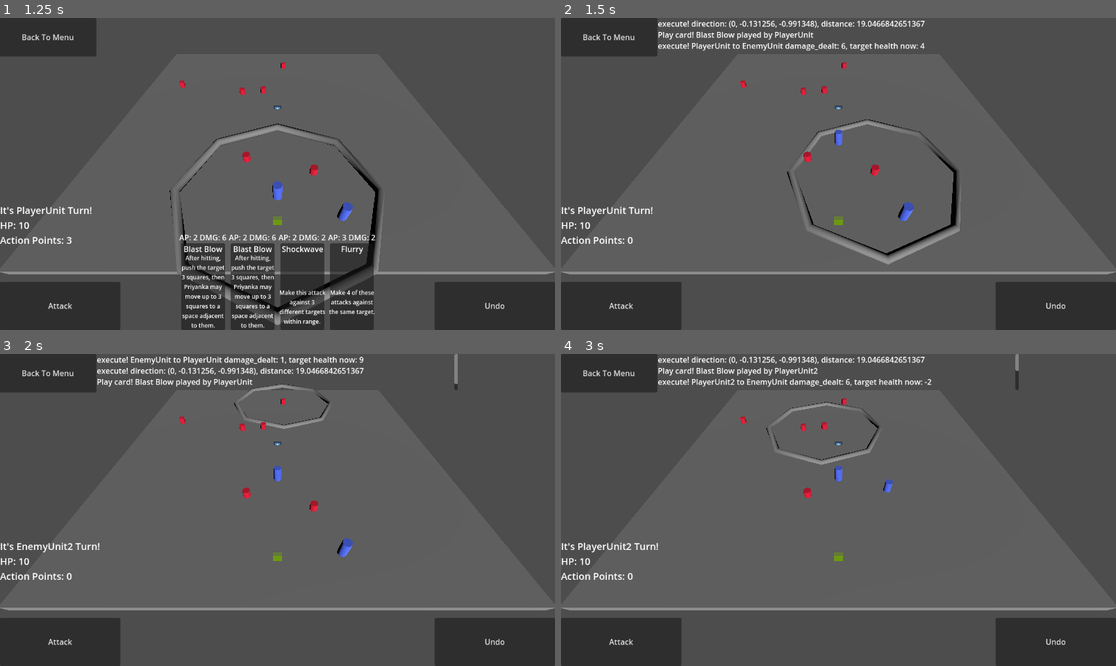
Above: before the commit, frames 1-4 (two rows, left to right).
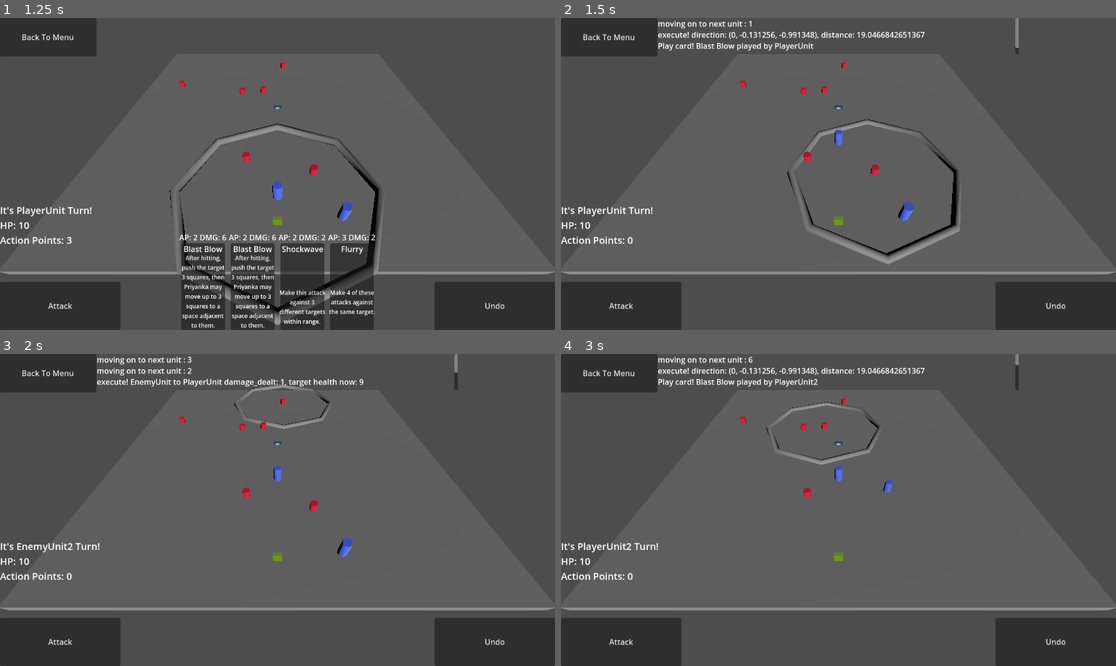
Above: after the commit, the same moments.

Repository: ValorZard/Priyanka-outdated
Game: Godot game, scene res://Scenes/MainMenu/MainMenu.tscn
The game is run twice, just before and just after one commit, with the same random seed, the same clock (stepped at 60 frames per second) and the same inputs. The engine's default icon, where the game draws it, is replaced by a stand-in: a white triangle on a blue panel in a dark square.
Inputs:
- Up to frame 1 (1.25 s): click "Play!" at 0.5 s
- Up to frame 2 (1.5 s): click "Blast Blow" at 1.25 s
- Up to frame 3 (2 s): no input
- Up to frame 4 (3 s): click "Attack" at 2 s; click "Blast Blow" at 2.75 s

Frame 1 is identical in both runs. In frame 2, 1.7% of the frame differs, in the area x 17-83%, y 0-12%; in frame 3, 1.6%; in frame 4, 1.7%.

Commit message:
quick refactoring, in the middle of trying to implement undo to go to next unit

Diff:
--- /dev/null
+++ b/Commands/GoToNextUnitCommand.gd
@@ -0,0 +1,42 @@
+extends Command
+
+class_name GoToNextUnitCommand
+
+func _init(game_board : GameBoard):
+	initialize(game_board)
+
+
+func execute() -> bool:
+	# clean up stuff with the current unit
+	game_board.disable_current_unit()
+	#go to next unit. if reached the end, go back to the start
+	game_board.current_unit_index += 1
+	if game_board.current_unit_index >= game_board.units_in_initative_order.size():
+		game_board.current_unit_index = 0
+	# if the new unit we're on is dead, move on to the next one
+	if game_board.get_current_unit().is_dead() and !game_board.check_if_one_side_won():
+		execute()
+	# if the game is already over, we can't exactly go to the next unit
+	elif game_board.check_if_one_side_won():
+		return false
+	# set up new unit
+	game_board.enable_current_unit()
+	game_board.log_event(str("moving on to next unit : ", game_board.current_unit_index))
+	return true
+
+func undo() -> bool:
+	assert(initialized)
+	# clean up stuff with the current unit
+	game_board.disable_current_unit()
+	#go to next unit. if reached the end, go back to the start
+	game_board.current_unit_index -= 1
+	if game_board.current_unit_index < 0:
+		game_board.current_unit_index = game_board.units_in_initative_order.size() - 1
+	# if the new unit we're on is dead, move on to the next one
+	# we're assuming that at least one unit must still be alive
+	if game_board.get_current_unit().is_dead():
+		undo()
+	# set up new unit
+	game_board.enable_current_unit()
+	game_board.log_event(str("moving on to previous unit : ", game_board.current_unit_index))
+	return true
--- a/GameBoard/GameBoard.gd
+++ b/GameBoard/GameBoard.gd
@@ -9,9 +9,9 @@
 var mouse_button_clicked : bool = false
 # actual data
 #var move_to_position : Vector3 = Vector3.ZERO
-var command_array : Array
-var units_in_initative_order : Array[BaseUnit]
-var current_unit_index : float
+@export var command_array : Array
+@export var units_in_initative_order : Array[BaseUnit]
+@export var current_unit_index : float
 # visual data
 @export var character_ui_circle_width : float = 1
 @onready var event_label : RichTextLabel = $InputManager/EventLabel
@@ -54,6 +54,7 @@
 	get_current_unit().first_time = false
 
 func disable_current_unit():
+	get_current_unit().empty_action_points()
 	# disable unit specific ui
 	get_current_unit().ui_circle.visible = false
 
@@ -108,18 +109,9 @@
 # once all of the unit's action points are used up, move on to next unit
 # TODO: Turnt hsi to a command so we can undo/redo
 func go_to_next_unit():
-	# clean up stuff with the current unit
-	disable_current_unit()
-	#go to next unit. if reached the end, go back to the start
-	current_unit_index += 1
-	if current_unit_index >= units_in_initative_order.size():
-		current_unit_index = 0
-	# if the new unit we're on is dead, move on to the next one
-	if get_current_unit().is_dead() and !check_if_one_side_won():
-		go_to_next_unit()
-	# set up new unit
-	enable_current_unit()
-	#print("moving on to next unit : ", current_unit_index)
+	var command := GoToNextUnitCommand.new(self)
+	if command.execute():
+		command_array.push_back(command)
 
 # Called every frame. 'delta' is the elapsed time since the previous frame.
 func _physics_process(delta):
--- a/UI/InputManager.gd
+++ b/UI/InputManager.gd
@@ -75,7 +75,7 @@
 		#print("on unit: ", game_board.get_current_unit().name)
 		# TODO: Actiually have an AI here
 		game_board.do_attack(game_board.get_current_unit().base_attack_damage, game_board.get_current_unit().base_attack_action_point_cost)
-		game_board.get_current_unit().set_action_points(0)
+		game_board.get_current_unit().empty_action_points()
 
 # called when the attack button is pressed, does the unit's base attack (different from Card attacks)
 func do_current_unit_base_attack():
--- a/Units/BaseUnit.gd
+++ b/Units/BaseUnit.gd
@@ -104,6 +104,9 @@
 func refill_action_points():
 	action_points = max_action_points
 
+func empty_action_points():
+	action_points = 0
+
 func put_card_in_graveyard(card : CardData):
 	# remove card from hand
 	card_hand.erase(card)
